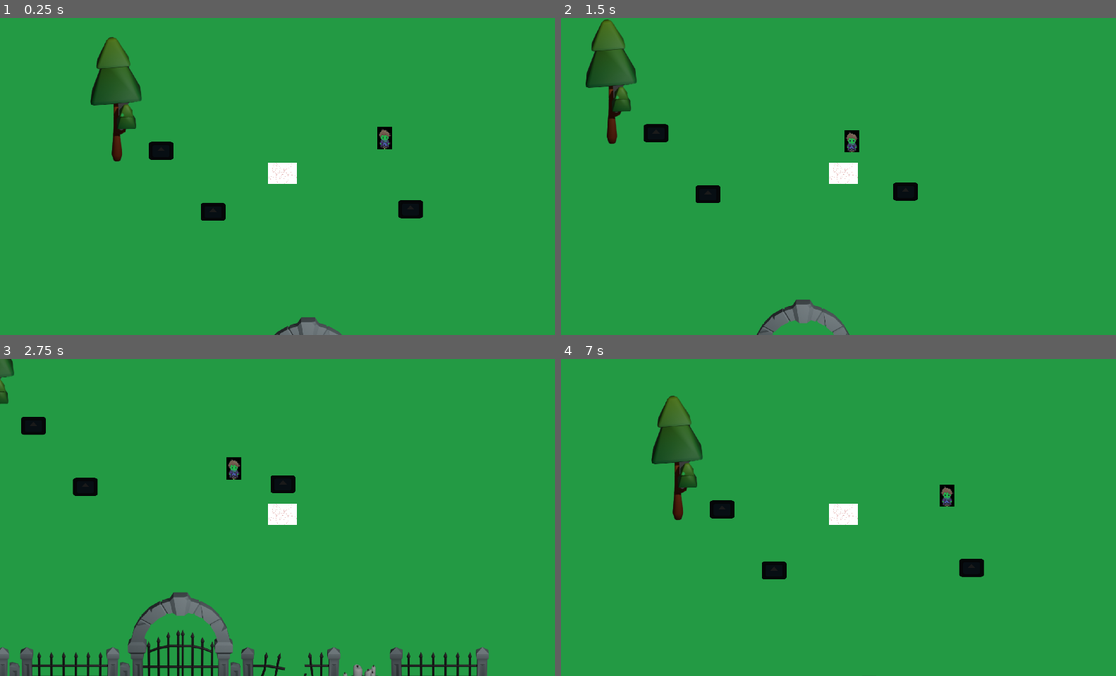
Above: before the commit, frames 1-4 (two rows, left to right).
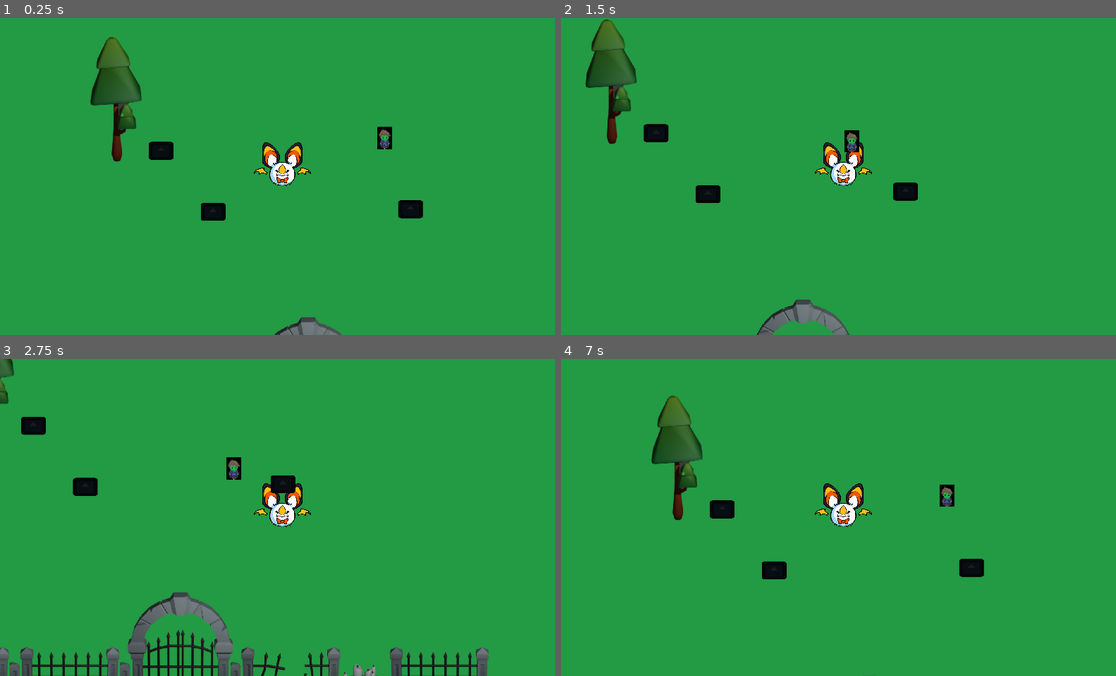
Above: after the commit, the same moments.

Repository: fortniteslayer123/Halloweengame
Game: Godot game, scene res://world.tscn
The game is run twice, just before and just after one commit, with the same random seed, the same clock (stepped at 60 frames per second) and the same inputs. The engine's default icon, where the game draws it, is replaced by a stand-in: a white triangle on a blue panel in a dark square.
Inputs:
- Up to frame 1 (0.25 s): no input
- Up to frame 2 (1.5 s): hold D (move_right) 0.53-1.28 s; hold S (move_down) from 1.28 s (still down)
- Up to frame 3 (2.75 s): release S (move_down) at 2.03 s; hold D (move_right) from 2.03 s (still down)
- Up to frame 4 (7 s): release D (move_right) at 2.78 s; hold W (move_up) 2.78-3.53 s; hold A (move_left) 3.53-5.03 s; tap Enter at 4.25, 5.75 s; tap Space at 5, 6.5 s; hold S (move_down) 5.03-5.78 s; hold D (move_right) 5.78-6.53 s; hold W (move_up) from 6.53 s (still down)

The runs differ from the first frame. In frame 1, 0.7% of the frame differs, in the area x 45-57%, y 39-54%; in frame 2, 0.6%; in frame 3, 0.6%; in frame 4, 0.7%.

Commit message:
AnimaatioLepakolle

Diff:
--- a/Scenes/player.tscn
+++ b/Scenes/player.tscn
@@ -1,7 +1,22 @@
-[gd_scene load_steps=5 format=3 uid="uid://dno81mu60av6k"]
+[gd_scene load_steps=23 format=3 uid="uid://dno81mu60av6k"]
 
 [ext_resource type="Script" uid="uid://cd7sc68tg7loy" path="res://Scenes/player.gd" id="1_cvnsp"]
-[ext_resource type="Texture2D" uid="uid://c1326qsxjay42" path="res://GameJam_Bat kopio.png" id="2_cvnsp"]
+[ext_resource type="Texture2D" uid="uid://b4xtd1lpnrlbf" path="res://Character/Bat sprite frames/front/bat sprite front frame 1.png" id="2_fkybt"]
+[ext_resource type="Texture2D" uid="uid://dtgm1yk3wbabr" path="res://Character/Bat sprite frames/front/bat sprite front frame 2.png" id="3_x3wgy"]
+[ext_resource type="Texture2D" uid="uid://bgbbjp72fjmme" path="res://Character/Bat sprite frames/front/bat sprite front frame 3.png" id="4_3smsa"]
+[ext_resource type="Texture2D" uid="uid://2l0u0ha4v3qn" path="res://Character/Bat sprite frames/front/bat sprite front frame 4.png" id="5_8erm5"]
+[ext_resource type="Texture2D" uid="uid://bpdd64siil6ch" path="res://Character/Bat sprite frames/back/bat sprite back frame 1.png" id="6_qqcod"]
+[ext_resource type="Texture2D" uid="uid://d2yngmwlxghqj" path="res://Character/Bat sprite frames/back/bat sprite back frame 2.png" id="7_igrcy"]
+[ext_resource type="Texture2D" uid="uid://c6jngvhx5ieae" path="res://Character/Bat sprite frames/back/bat sprite back frame 3.png" id="8_fs7ks"]
+[ext_resource type="Texture2D" uid="uid://q2ptgwilueh4" path="res://Character/Bat sprite frames/back/bat sprite back frame 4.png" id="9_l6n3p"]
+[ext_resource type="Texture2D" uid="uid://bo87mhtoph8ep" path="res://Character/Bat sprite frames/side left/bat sprite side left frame 1.png" id="10_olqyp"]
+[ext_resource type="Texture2D" uid="uid://cdtxce4l5upd" path="res://Character/Bat sprite frames/side left/bat sprite side left frame 2.png" id="11_wpjfl"]
+[ext_resource type="Texture2D" uid="uid://cnpgof6vuky7t" path="res://Character/Bat sprite frames/side left/bat sprite side left frame 3.png" id="12_bi64h"]
+[ext_resource type="Texture2D" uid="uid://dovkxmowntias" path="res://Character/Bat sprite frames/side left/bat sprite side left frame 4.png" id="13_2ijsl"]
+[ext_resource type="Texture2D" uid="uid://c0fjurwx8g2en" path="res://Character/Bat sprite frames/side right/bat sprite side rigt frame 1.png" id="14_p1odr"]
+[ext_resource type="Texture2D" uid="uid://dxplfqpydxu0v" path="res://Character/Bat sprite frames/side right/bat sprite side rigt frame 2.png" id="15_0gysh"]
+[ext_resource type="Texture2D" uid="uid://d2hu2t05oe0s8" path="res://Character/Bat sprite frames/side right/bat sprite side rigt frame 3.png" id="16_vfarp"]
+[ext_resource type="Texture2D" uid="uid://6clvp2qim03u" path="res://Character/Bat sprite frames/side right/bat sprite side rigt frame 4.png" id="17_y6uwr"]
 
 [sub_resource type="CapsuleShape2D" id="CapsuleShape2D_cvnsp"]
 radius = 85.427124
@@ -11,15 +26,128 @@
 radius = 25.0
 height = 78.0
 
+[sub_resource type="SpriteFrames" id="SpriteFrames_f1ek2"]
+animations = [{
+"frames": [{
+"duration": 1.0,
+"texture": ExtResource("2_fkybt")
+}, {
+"duration": 1.0,
+"texture": ExtResource("3_x3wgy")
+}, {
+"duration": 1.0,
+"texture": ExtResource("4_3smsa")
+}, {
+"duration": 1.0,
+"texture": ExtResource("5_8erm5")
+}],
+"loop": true,
+"name": &"Idle Down",
+"speed": 5.0
+}, {
+"frames": [{
+"duration": 1.0,
+"texture": ExtResource("6_qqcod")
+}, {
+"duration": 1.0,
+"texture": ExtResource("7_igrcy")
+}, {
+"duration": 1.0,
+"texture": ExtResource("8_fs7ks")
+}, {
+"duration": 1.0,
+"texture": ExtResource("9_l6n3p")
+}],
+"loop": true,
+"name": &"Idle Up",
+"speed": 5.0
+}, {
+"frames": [{
+"duration": 1.0,
+"texture": ExtResource("2_fkybt")
+}, {
+"duration": 1.0,
+"texture": ExtResource("3_x3wgy")
+}, {
+"duration": 1.0,
+"texture": ExtResource("4_3smsa")
+}, {
+"duration": 1.0,
+"texture": ExtResource("5_8erm5")
+}],
+"loop": true,
+"name": &"Walk Down",
+"speed": 5.0
+}, {
+"frames": [{
+"duration": 1.0,
+"texture": ExtResource("10_olqyp")
+}, {
+"duration": 1.0,
+"texture": ExtResource("11_wpjfl")
+}, {
+"duration": 1.0,
+"texture": ExtResource("12_bi64h")
+}, {
+"duration": 1.0,
+"texture": ExtResource("13_2ijsl")
+}],
+"loop": true,
+"name": &"Walk Left",
+"speed": 5.0
+}, {
+"frames": [{
+"duration": 1.0,
+"texture": ExtResource("14_p1odr")
+}, {
+"duration": 1.0,
+"texture": ExtResource("15_0gysh")
+}, {
+"duration": 1.0,
+"texture": ExtResource("16_vfarp")
+}, {
+"duration": 1.0,
+"texture": ExtResource("17_y6uwr")
+}],
+"loop": true,
+"name": &"Walk Right",
+"speed": 5.0
+}, {
+"frames": [{
+"duration": 1.0,
+"texture": ExtResource("6_qqcod")
+}, {
+"duration": 1.0,
+"texture": ExtResource("7_igrcy")
+}, {
+"duration": 1.0,
+"texture": ExtResource("8_fs7ks")
+}, {
+"duration": 1.0,
+"texture": ExtResource("9_l6n3p")
+}],
+"loop": true,
+"name": &"Walk Up",
+"speed": 5.0
+}]
+
+[sub_resource type="Animation" id="Animation_83xs0"]
+resource_name = "Idle Down"
+
+[sub_resource type="AnimationLibrary" id="AnimationLibrary_ypfnu"]
+_data = {
+&"Idle Down": SubResource("Animation_83xs0")
+}
+
 [node name="Player" type="CharacterBody2D"]
 collision_layer = 2
 collision_mask = 17
 script = ExtResource("1_cvnsp")
 
 [node name="Body" type="Sprite2D" parent="."]
-position = Vector2(2, -11)
+position = Vector2(1, -11)
 scale = Vector2(0.5, 0.5)
-texture = ExtResource("2_cvnsp")
+hframes = 4
 
 [node name="Gun" type="Sprite2D" parent="Body"]
 
@@ -40,4 +168,18 @@
 
 [node name="CameraRemoteTransfrom" type="RemoteTransform2D" parent="."]
 
+[node name="AnimatedSprite2D" type="AnimatedSprite2D" parent="."]
+position = Vector2(2, -33)
+sprite_frames = SubResource("SpriteFrames_f1ek2")
+animation = &"Idle Down"
+frame_progress = 0.11739522
+speed_scale = 3.0
+
+[node name="AnimationPlayer" type="AnimationPlayer" parent="."]
+libraries = {
+&"": SubResource("AnimationLibrary_ypfnu")
+}
+
+[node name="AnimationTree" type="AnimationTree" parent="."]
+
 [connection signal="body_entered" from="HitBox" to="." method="_on_hit_box_body_entered"]
Not shown, added: Character/Bat sprite frames/back/bat sprite back frame 1.png.import
Not shown, added: Character/Bat sprite frames/back/bat sprite back frame 2.png.import
Not shown, added: Character/Bat sprite frames/back/bat sprite back frame 3.png.import
Not shown, added: Character/Bat sprite frames/back/bat sprite back frame 4.png.import
Not shown, added: Character/Bat sprite frames/front/bat sprite front frame 1.png.import
Not shown, added: Character/Bat sprite frames/front/bat sprite front frame 2.png.import
Not shown, added: Character/Bat sprite frames/front/bat sprite front frame 3.png.import
Not shown, added: Character/Bat sprite frames/front/bat sprite front frame 4.png.import
Not shown, added: Character/Bat sprite frames/side left/bat sprite side left frame 1.png.import
Not shown, added: Character/Bat sprite frames/side left/bat sprite side left frame 2.png.import
Not shown, added: Character/Bat sprite frames/side left/bat sprite side left frame 3.png.import
Not shown, added: Character/Bat sprite frames/side left/bat sprite side left frame 4.png.import
(and 4 more such lines)
